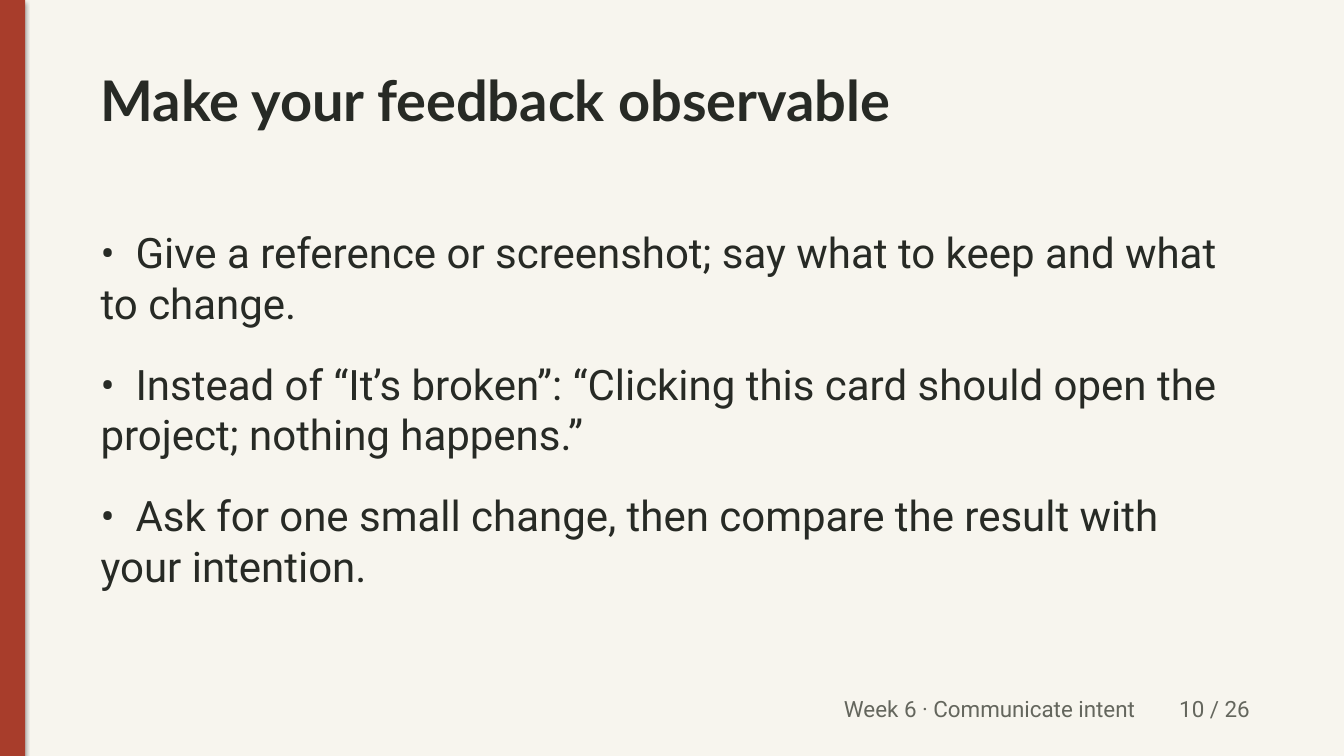
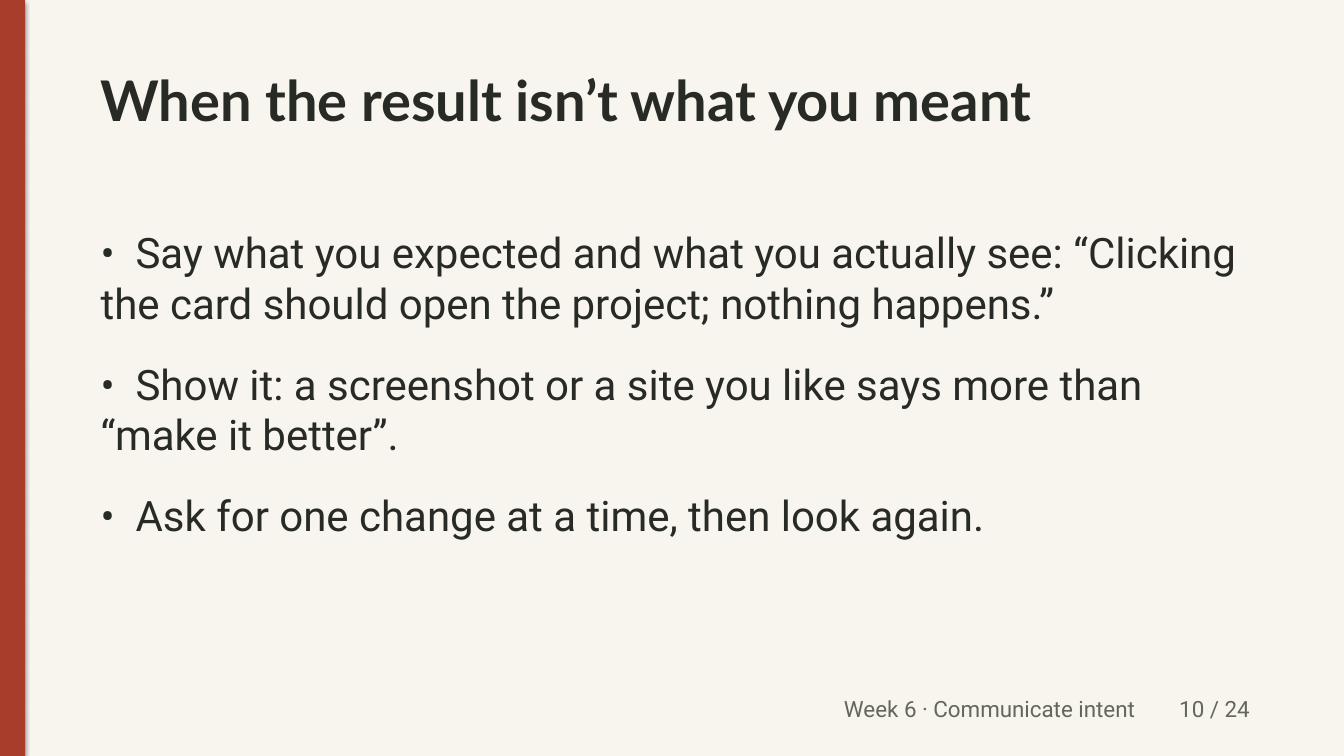
Before and after one commit to unforcedagi/learn-vibe-build-deck, a slide deck: slide 10 of lessons/week-6/_src/week6-lecture.pptx. Drawn at 1344x756 pixels with LibreOffice and Linux fonts; fonts in the diff are those of the drawing. Boxes give left, top, right and bottom in pixels: in the first picture for what was removed or moved away, otherwise in the second. Text is boxed around its words. In the diff, an @@ line names an element or a change of style, - is before the commit and + after.

Commit message:
Week 6 slides: class overview of builds + shared friction; merge design/feedback/debug; drop credits slide (Aaron) (#18)

```diff
--- a/lessons/week-6/_src/week6-lecture.pptx
+++ b/lessons/week-6/_src/week6-lecture.pptx
@@ text at (x1=101, y1=78, x2=1031, y2=131): text changed @@
-Make your feedback observable
+When the result isn’t what you meant
@@ text at (x1=101, y1=236, x2=1236, y2=540): text changed @@
-• Give a reference or screenshot; say what to keep and what to change.
-• Instead of “It’s broken”: “Clicking this card should open the project; nothing happens.”
-• Ask for one small change, then compare the result with your intention.
+• Say what you expected and what you actually see: “Clicking the card should open the project; nothing happens.”
+• Show it: a screenshot or a site you like says more than “make it better”.
+• Ask for one change at a time, then look again.
@@ text at (x1=844, y1=700, x2=1250, y2=717): text changed @@
-Week 6 · Communicate intent 10 / 26
+Week 6 · Communicate intent 10 / 24
```
Also in this commit, not shown: 21 other slides changed, 2 slides added, 4 slides removed, 5 other files.
